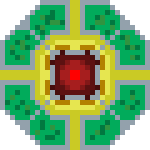
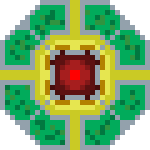
The second 150px x 150px image is a revision of the first. Changes to its layers:
added layer "metal struktru" above "energy struktru" over [5, 10, 140, 145]
added layer "energy struktru" above "Baggrund" over [5, 10, 140, 145]
painted on "Baggrund" over [5, 10, 140, 145]
